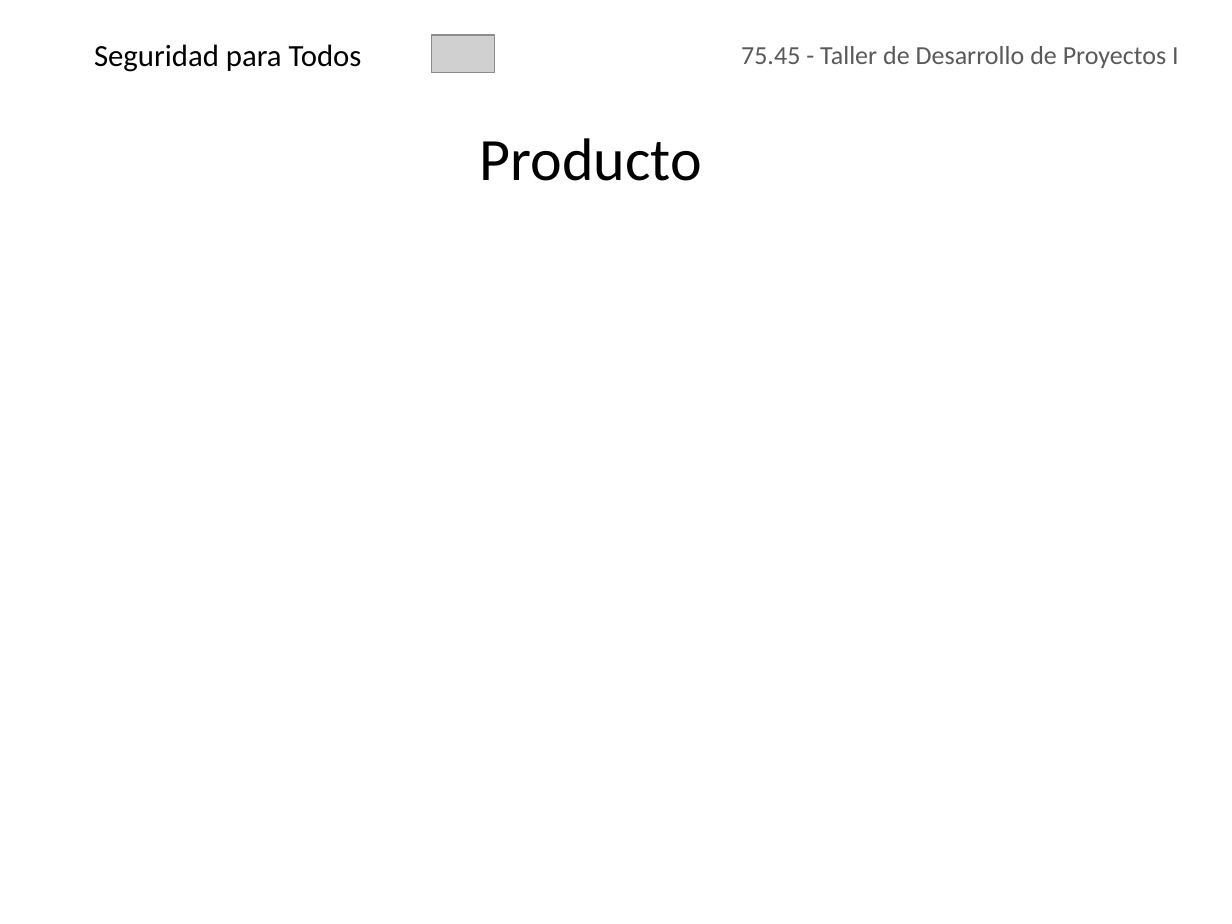
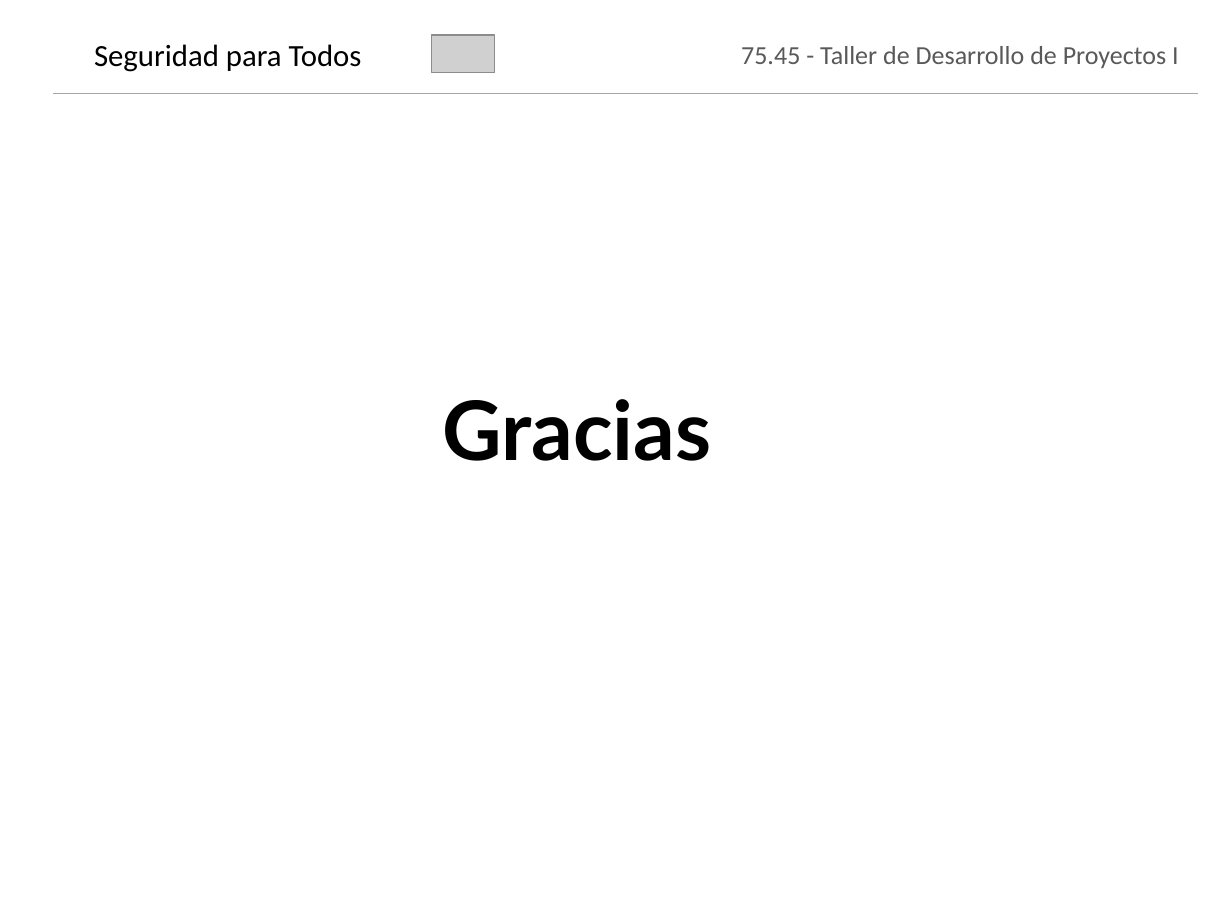
Before and after one commit to jmonetti/2012-1er-taller-de-desarrollo-de-proyectos-i, a slide deck: slide 6 of docs/Presentacion.pptx (slide 2 before the commit). Drawn at 1232x924 pixels with LibreOffice and Linux fonts; fonts in the diff are those of the drawing; grey boxes stand for pictures; background and template pictures are left out. Boxes give left, top, right and bottom in pixels: in the first picture for what was removed or moved away, otherwise in the second. Text is boxed around its words. In the diff, an @@ line names an element or a change of style, - is before the commit and + after.

Commit message:
Agregado de slides con información del producto.

```diff
--- a/docs/Presentacion.pptx
+++ b/docs/Presentacion.pptx
@@ line added from (53, 94) to (1198, 94), #A6A6A6 0.75 pt @@
@@ text removed at <box>480,138,702,181</box> @@
-Producto
@@ text added at <box>443,399,712,461</box>, 48 pt, text #000000, bold @@
+Gracias
```
Also in this commit, not shown: 4 slides added, 1 other file.
